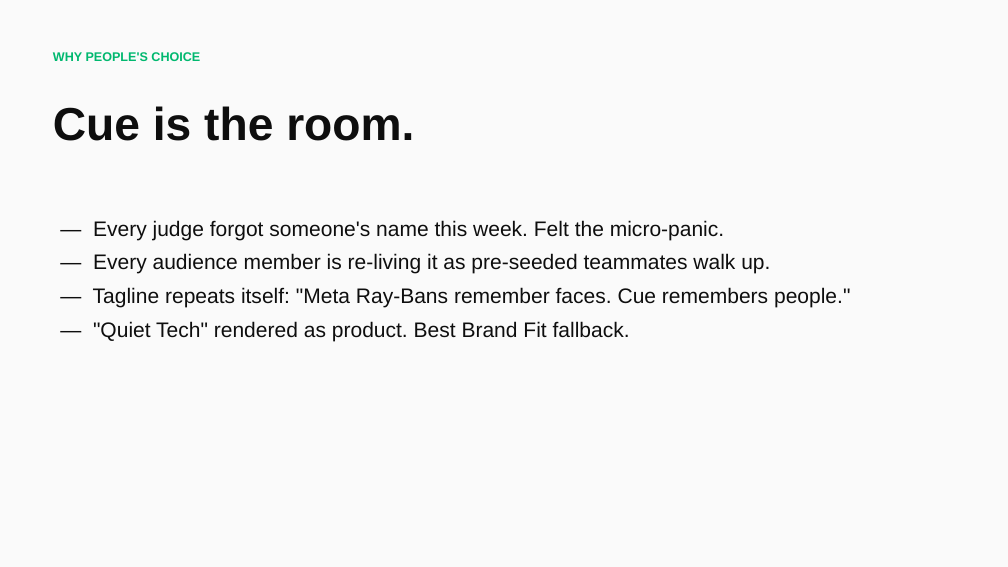
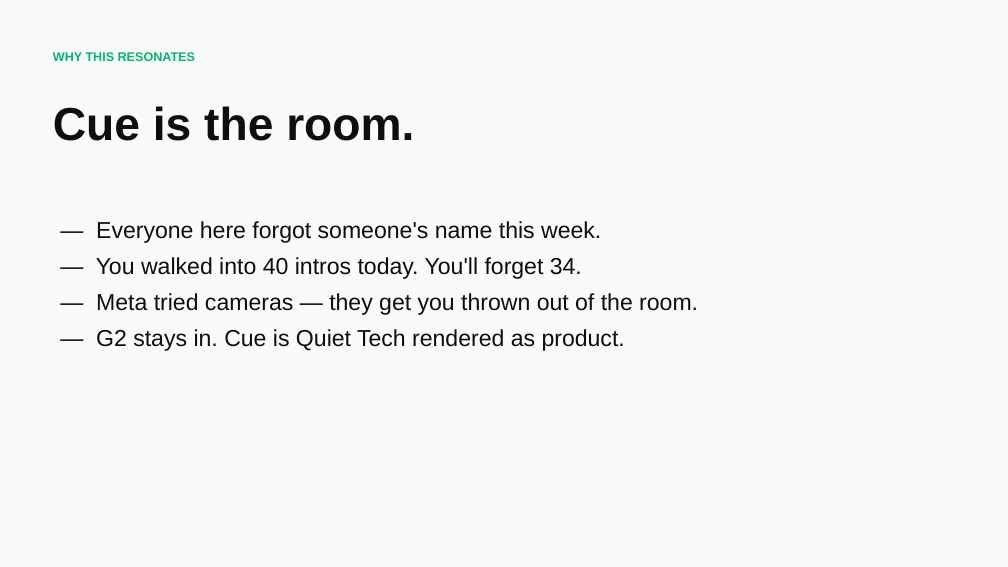
Before and after one commit to abhishekj720/Cue-evenRealitiesG2, a slide deck: slide 10 of docs/Cue-Pitch.pptx. Drawn at 1008x567 pixels with LibreOffice and Linux fonts; fonts in the diff are those of the drawing. Boxes give left, top, right and bottom in pixels: in the first picture for what was removed or moved away, otherwise in the second. Text is boxed around its words. In the diff, an @@ line names an element or a change of style, - is before the commit and + after.

Commit message:
pitch: add What's Next slide; tone-fix slide 10 (resonates, not people's choice)

```diff
--- a/docs/Cue-Pitch.pptx
+++ b/docs/Cue-Pitch.pptx
@@ text at bbox=[53, 52, 195, 61]: text changed @@
-WHY PEOPLE'S CHOICE
+WHY THIS RESONATES
@@ text at bbox=[96, 221, 698, 351]: text changed; size 20 to 22 pt @@
-— Every judge forgot someone's name this week. Felt the micro-panic.
-— Every audience member is re-living it as pre-seeded teammates walk up.
-— Tagline repeats itself: "Meta Ray-Bans remember faces. Cue remembers people."
-— "Quiet Tech" rendered as product. Best Brand Fit fallback.
+— Everyone here forgot someone's name this week.
+— You walked into 40 intros today. You'll forget 34.
+— Meta tried cameras — they get you thrown out of the room.
+— G2 stays in. Cue is Quiet Tech rendered as product.
```
Also in this commit, not shown: 1 other slide changed, 1 slide added, 1 other file.
